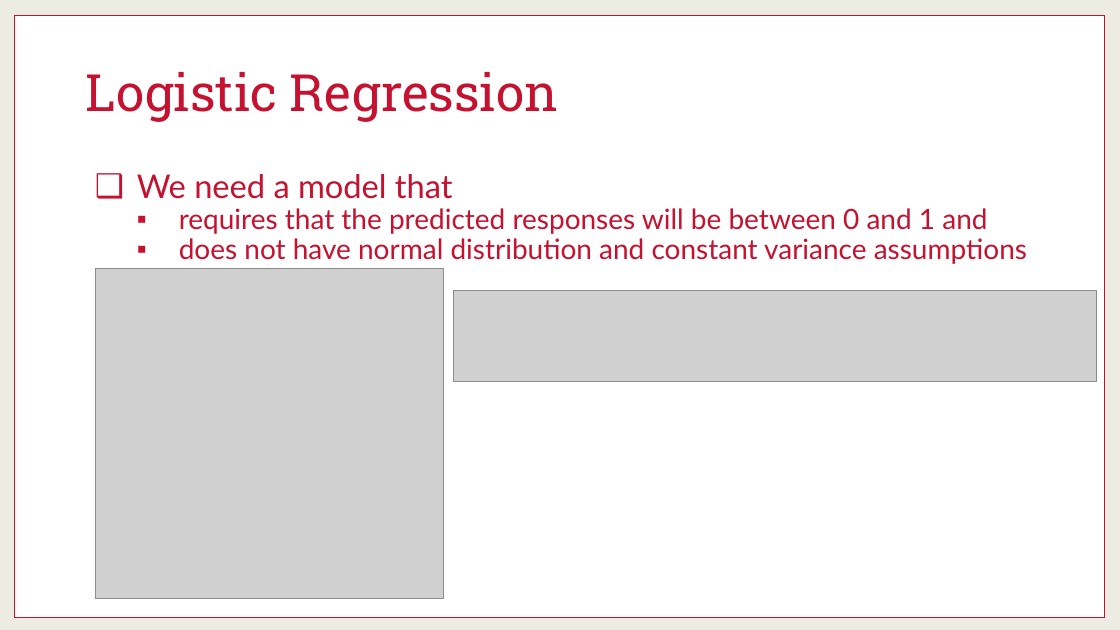
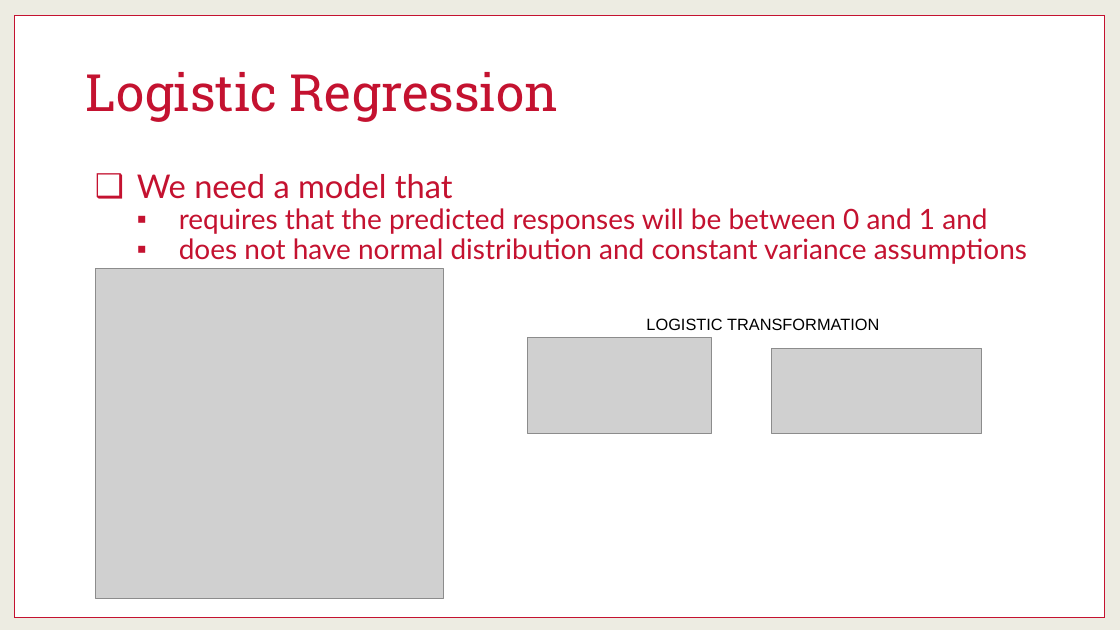
Before and after one commit to martinwg/ISA591, a slide deck: slide 8 of PPT/Module 6 - Logistic Regression (Descriptive).pptx (slide 7 before the commit). Drawn at 1120x630 pixels with LibreOffice and Linux fonts; fonts in the diff are those of the drawing; grey boxes stand for pictures. Boxes give left, top, right and bottom in pixels: in the first picture for what was removed or moved away, otherwise in the second. Text is boxed around its words. In the diff, an @@ line names an element or a change of style, - is before the commit and + after.

```diff
--- a/PPT/Module 6 - Logistic Regression (Descriptive).pptx
+++ b/PPT/Module 6 - Logistic Regression (Descriptive).pptx
@@ picture removed at [453,291,1096,382] @@
@@ text added at [646,318,879,330], 14 pt, text #000000 @@
+LOGISTIC TRANSFORMATION
@@ picture added at [528,338,712,433] @@
@@ picture added at [771,349,982,434] @@
```
Also in this commit, not shown: 10 other slides changed, 11 slides added, 2 slides removed.
